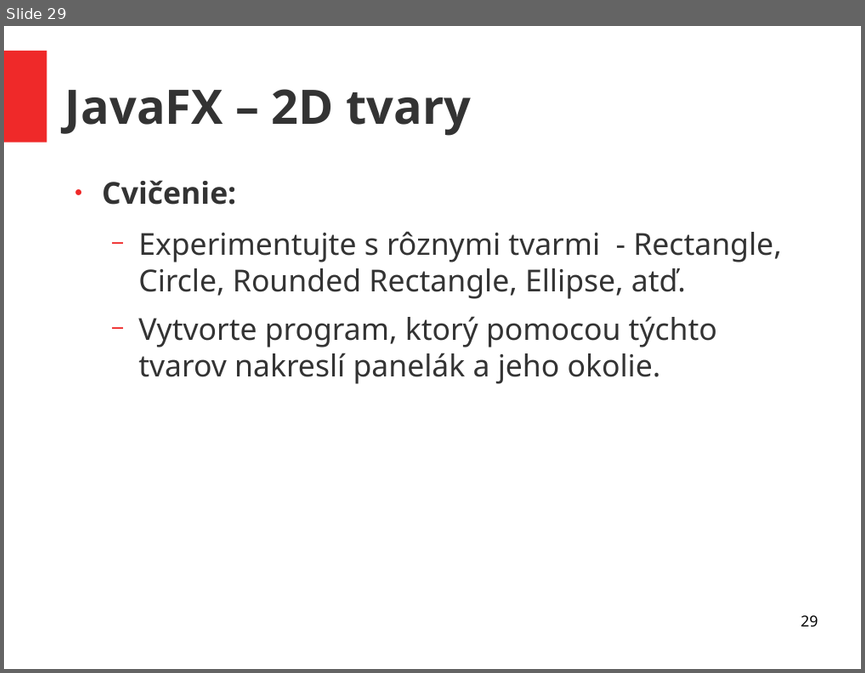
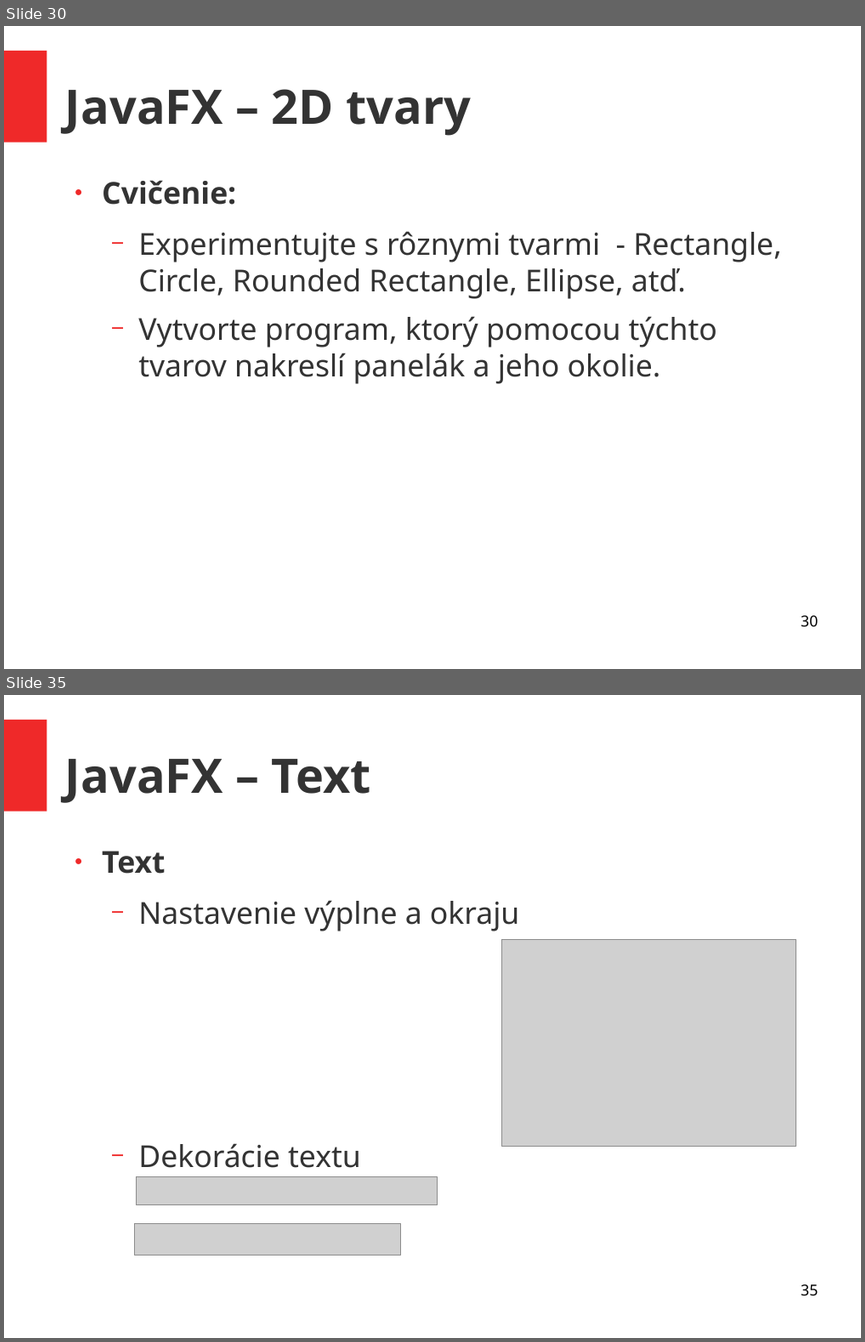
Before and after one commit to ukf-michalkohutek/prezentacia, a slide deck: seminar2.odp. Shown one above the other, each under a label of ours: slide 29 before the commit, slides 30 and 35 after it; the slides between them are not shown. The pictures are 865x673 and 865x1342 pixels, drawn with LibreOffice and Linux fonts; fonts in the diff are those of the drawing; grey boxes stand for pictures. Boxes give left, top, right and bottom in pixels: in the first picture for what was removed or moved away, otherwise in the second. Text is boxed around its words. In the diff, an @@ line names an element or a change of style, - is before the commit and + after.

```diff
--- a/seminar2.odp
+++ b/seminar2.odp
@@ slide 35 added at (x1=4, y1=695, x2=861, y2=1338), background #FFFFFF; not listed: 1 template element that a slide beside it also shows @@
@@ title added at (x1=65, y1=759, x2=371, y2=803), 44 pt, text #333333, bold @@
+JavaFX – Text
@@ text added at (x1=102, y1=851, x2=519, y2=1168), 28 pt, text #333333 @@
+● Text
+  − Nastavenie výplne a okraju
+  − Dekorácie textu
@@ picture added at (x1=501, y1=939, x2=796, y2=1146) @@
@@ picture added at (x1=136, y1=1177, x2=437, y2=1205) @@
@@ picture added at (x1=135, y1=1224, x2=400, y2=1255) @@
@@ page number added at (x1=800, y1=1284, x2=817, y2=1296), 14 pt, text #000000 @@
+35
@@ what was slide 29 is now slide 30 @@
@@ page number at (x1=800, y1=615, x2=817, y2=627): text changed @@
-29
+30
```
Also in this commit, not shown: 1 slide changed, 9 other slides added, 1 other file.
